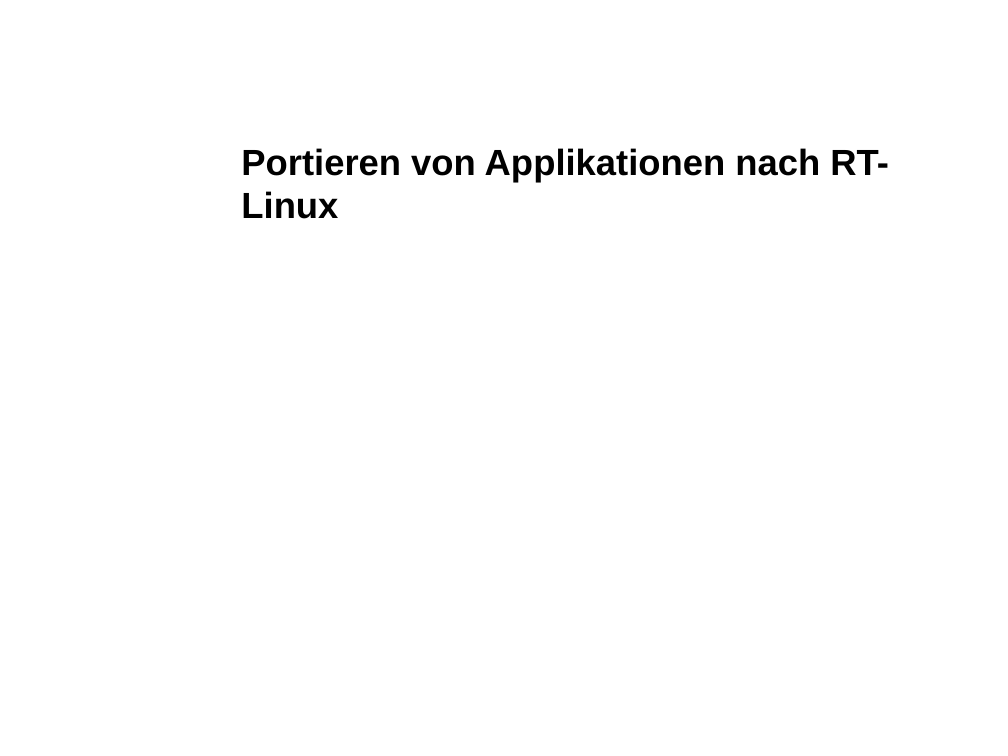
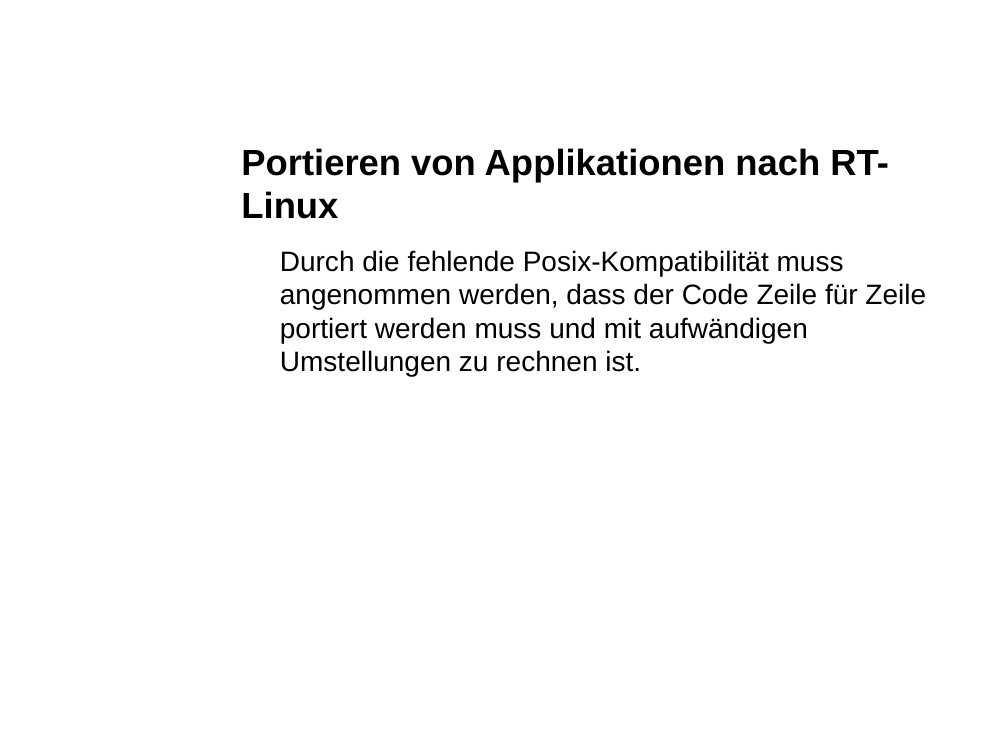
Before and after one commit to eojthejudge/softwaredesigndocs, a slide deck: slide 16 of Portieren/Marktuebersicht_Windows_Embedded.ppt. Drawn at 1008x756 pixels with LibreOffice and Linux fonts; fonts in the diff are those of the drawing; background and template pictures are left out. Boxes give left, top, right and bottom in pixels: in the first picture for what was removed or moved away, otherwise in the second. Text is boxed around its words. In the diff, an @@ line names an element or a change of style, - is before the commit and + after.

```diff
--- a/Portieren/Marktuebersicht_Windows_Embedded.ppt
+++ b/Portieren/Marktuebersicht_Windows_Embedded.ppt
@@ text added at bbox=[280, 250, 926, 377], 20 pt, text #000000 @@
+Durch die fehlende Posix-Kompatibilität muss angenommen werden, dass der Code Zeile für Zeile portiert werden muss und mit aufwändigen Umstellungen zu rechnen ist.
```
Also in this commit, not shown: 7 other slides changed, 4 slides added, 4 slides removed, 1 other file.
